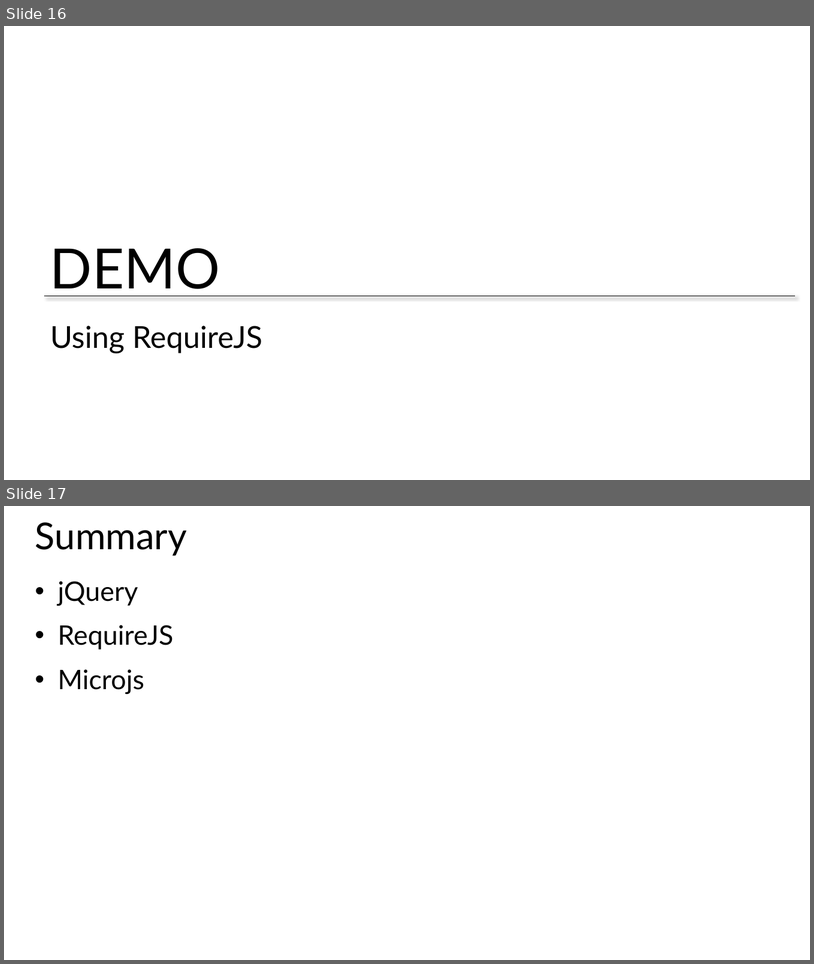
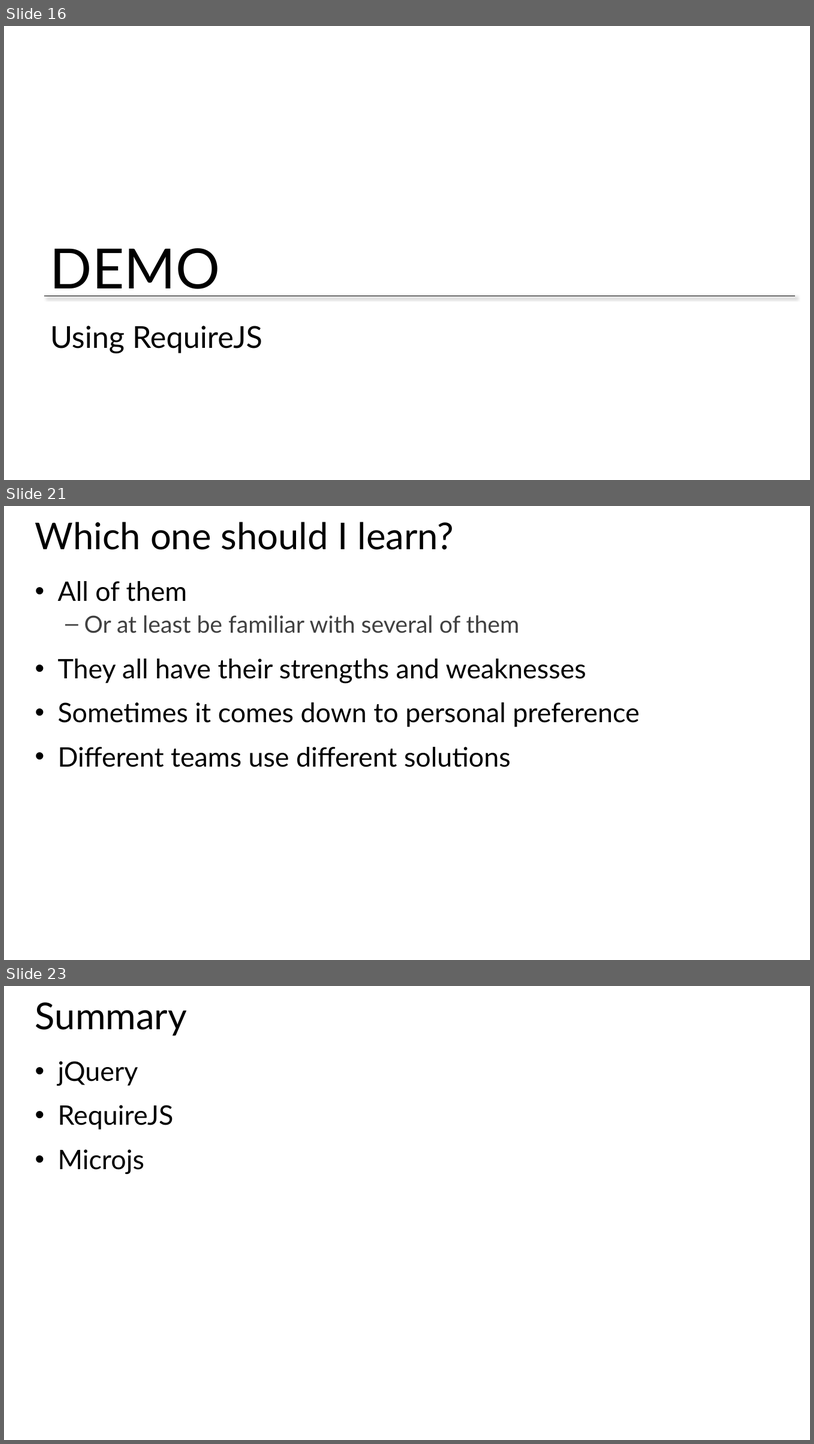
Before and after one commit to Amart85/JavaScript-Experienced-Developers, a slide deck: Slides/Module 5 - JS Libraries.pptx. Shown one above the other, each under a label of ours: slides 16 and 17 before the commit, slides 16, 21 and 23 after it; the slides between them are not shown. The pictures are 814x964 and 814x1444 pixels, drawn with LibreOffice and Linux fonts; fonts in the diff are those of the drawing; background and template pictures are left out. Boxes give left, top, right and bottom in pixels: in the first picture for what was removed or moved away, otherwise in the second. Text is boxed around its words. In the diff, an @@ line names an element or a change of style, - is before the commit and + after.

```diff
--- a/Slides/Module 5 - JS Libraries.pptx
+++ b/Slides/Module 5 - JS Libraries.pptx
@@ slide 21 added at bbox=[4, 506, 810, 960], background #FFFFFF @@
@@ title added at bbox=[35, 522, 455, 550], 44 pt, text #000000 @@
+Which one should I learn?
@@ text added at bbox=[58, 581, 639, 767], 32 pt, text #000000 @@
+• All of them
+  – Or at least be familiar with several of them
+• They all have their strengths and weaknesses
+• Sometimes it comes down to personal preference
+• Different teams use different solutions
@@ what was slide 17 is now slide 23 @@
```
Also in this commit, not shown: 1 slide changed, 5 other slides added.
